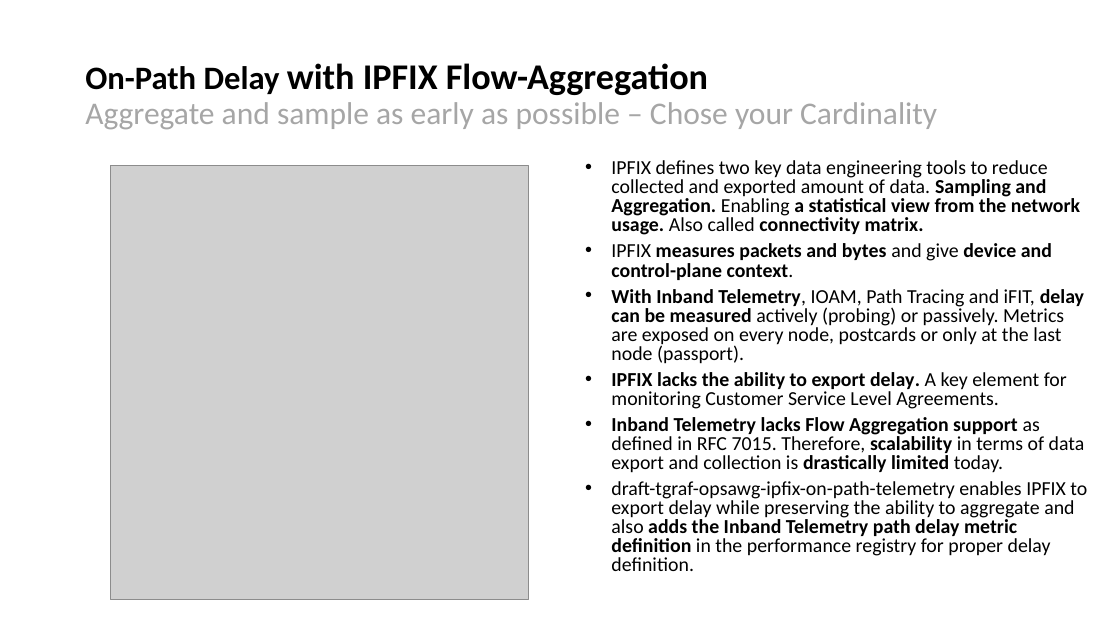
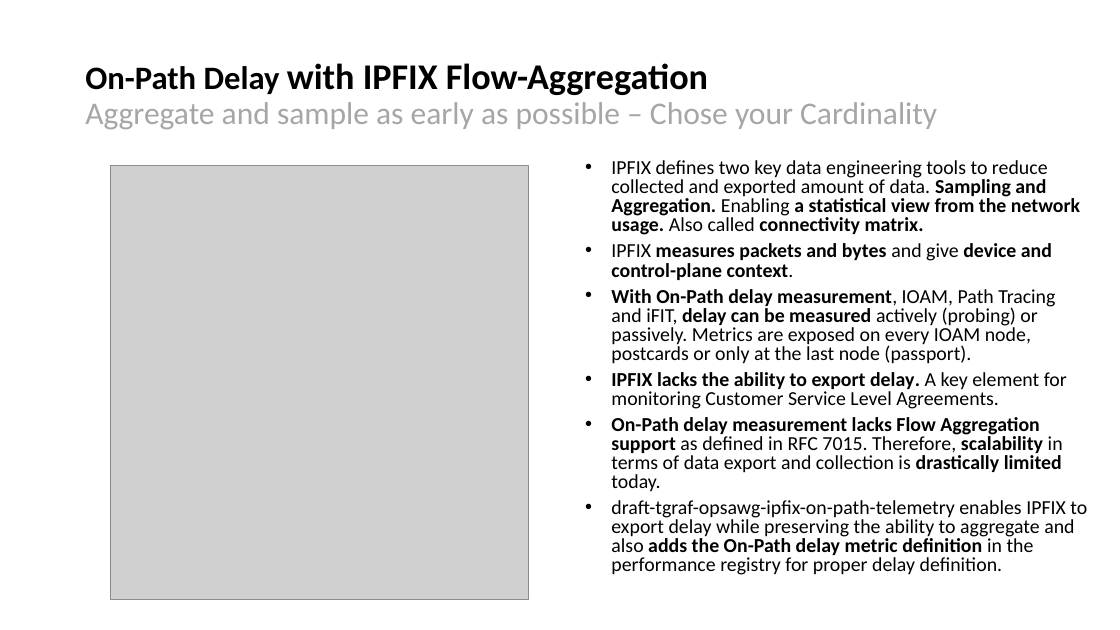
Before and after one commit to network-analytics/draft-ietf-opsawg-ipfix-on-path-telemetry, a slide deck: slide 2 of draft-tgraf-opsawg-ipfix-on-path-telemetry-00.pptx. Drawn at 1120x630 pixels with LibreOffice and Linux fonts; fonts in the diff are those of the drawing; grey boxes stand for pictures. Boxes give left, top, right and bottom in pixels: in the first picture for what was removed or moved away, otherwise in the second. Text is boxed around its words. In the diff, an @@ line names an element or a change of style, - is before the commit and + after.

```diff
--- a/draft-tgraf-opsawg-ipfix-on-path-telemetry-00.pptx
+++ b/draft-tgraf-opsawg-ipfix-on-path-telemetry-00.pptx
@@ text at (611, 289, 1055, 364): text changed @@
-• With Inband Telemetry, IOAM, Path Tracing and iFIT, delay can be measured actively (probing) or passively. Metrics are exposed on every node, postcards or only at the last node (passport).
+• With On-Path delay measurement, IOAM, Path Tracing and iFIT, delay can be measured actively (probing) or passively. Metrics are exposed on every IOAM node, postcards or only at the last node (passport).
@@ text at (611, 417, 1087, 575): text changed @@
-• Inband Telemetry lacks Flow Aggregation support as defined in RFC 7015. Therefore, scalability in terms of data export and collection is drastically limited today.
-• draft-tgraf-opsawg-ipfix-on-path-telemetry enables IPFIX to export delay while preserving the ability to aggregate and also adds the Inband Telemetry path delay metric definition in the performance registry for proper delay definition.
+• On-Path delay measurement lacks Flow Aggregation support as defined in RFC 7015. Therefore, scalability in terms of data export and collection is drastically limited today.
+• draft-tgraf-opsawg-ipfix-on-path-telemetry enables IPFIX to export delay while preserving the ability to aggregate and also adds the On-Path delay metric definition in the performance registry for proper delay definition.
```
Also in this commit, not shown: 3 other slides changed, 1 other file.
